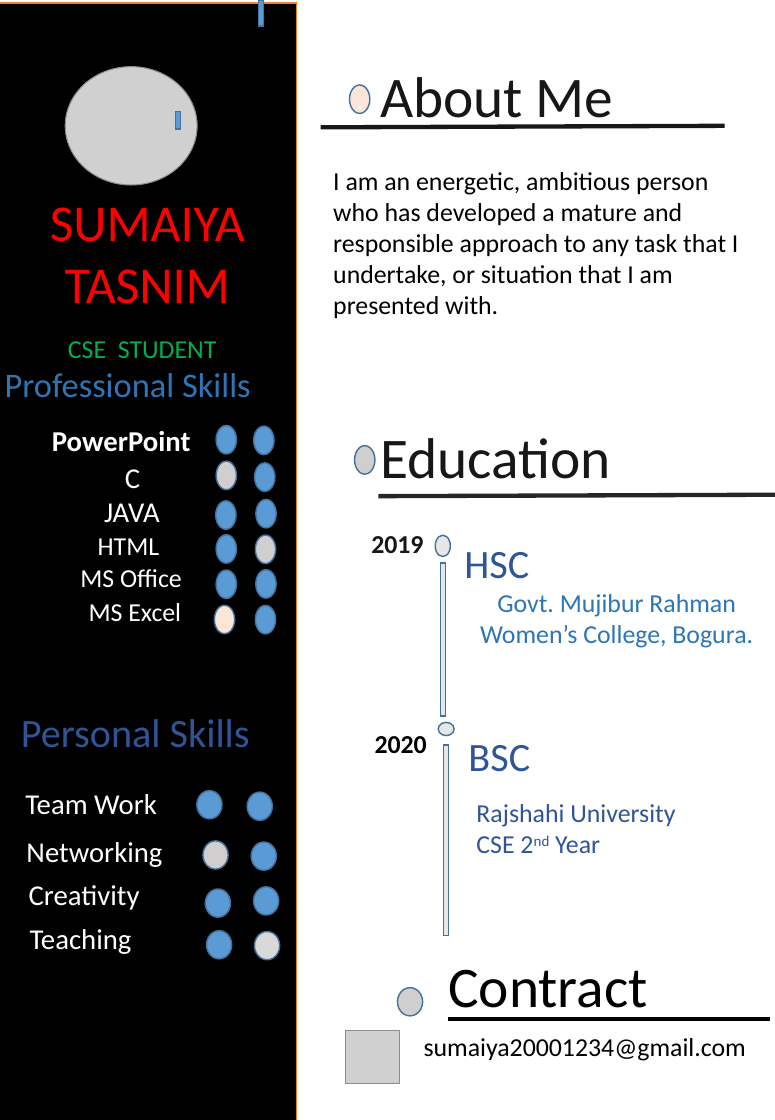
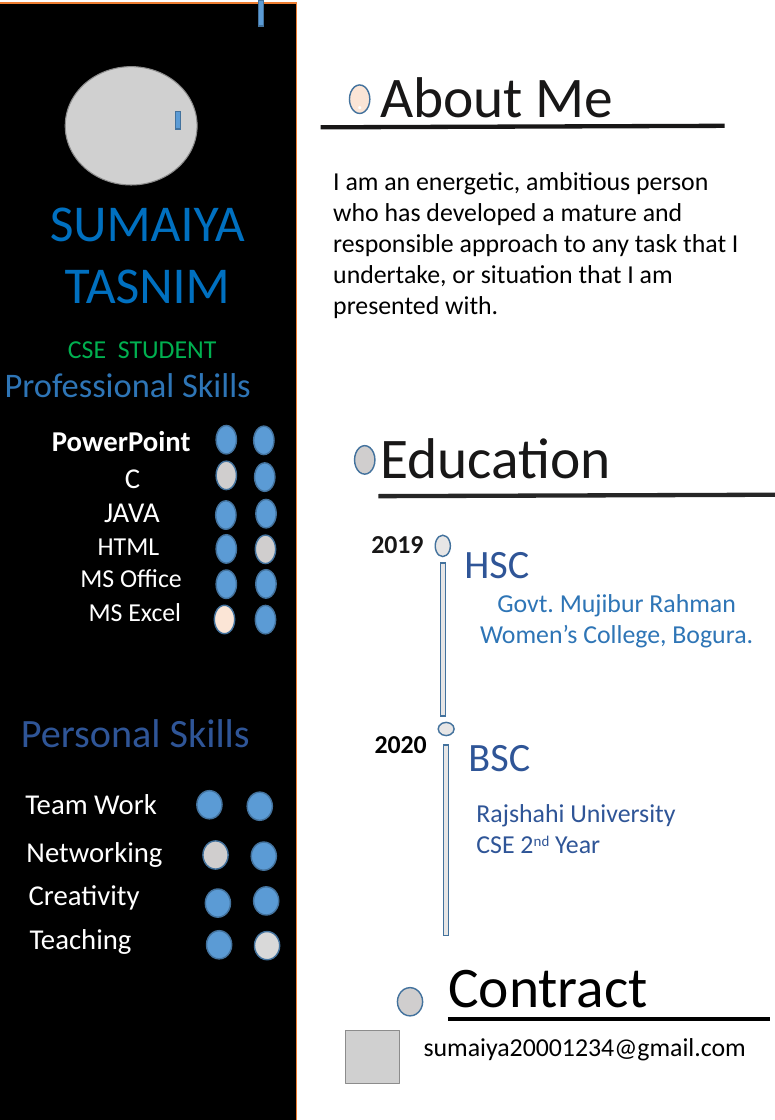
Before and after one commit to SumaiyaTasnim12/My-CV, a slide deck: slide 1 of CV.pptx. Drawn at 775x1120 pixels with LibreOffice and Linux fonts; fonts in the diff are those of the drawing; grey boxes stand for pictures. Boxes give left, top, right and bottom in pixels: in the first picture for what was removed or moved away, otherwise in the second. Text is boxed around its words. In the diff, an @@ line names an element or a change of style, - is before the commit and + after.

Commit message:
name colour change

```diff
--- a/CV.pptx
+++ b/CV.pptx
@@ text "SUMAIYA TASNIM" at (50, 207, 245, 304): text colour #FF0000 to #0070C0 @@
```
